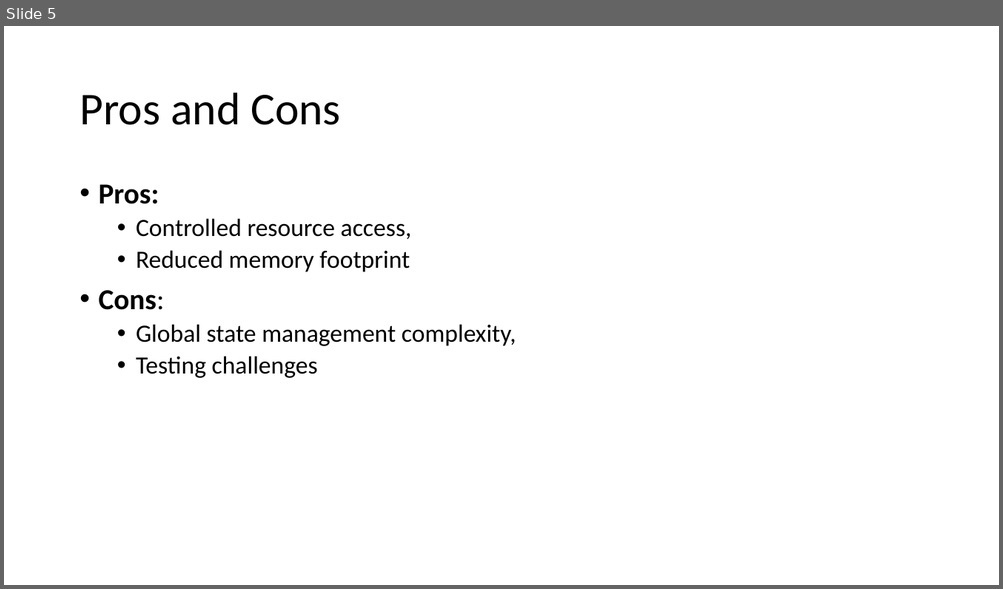
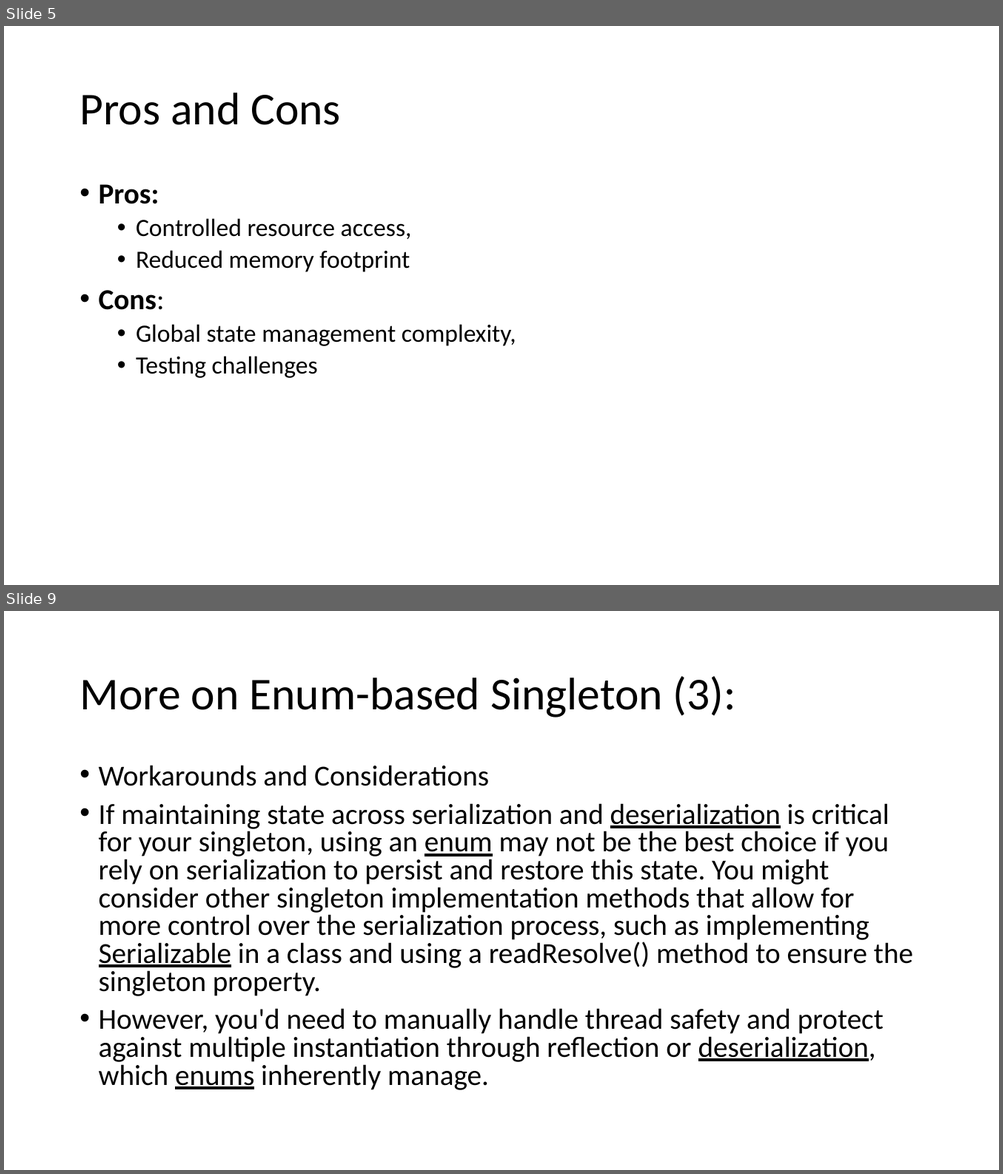
Before and after one commit to ChenTheInstructor/CSE248, a slide deck: Singleton Design Pattern.pptx. Shown one above the other, each under a label of ours: slide 5 before the commit, slides 5 and 9 after it; the slides between them are not shown. The pictures are 1003x589 and 1003x1174 pixels, drawn with LibreOffice and Linux fonts; fonts in the diff are those of the drawing. Boxes give left, top, right and bottom in pixels: in the first picture for what was removed or moved away, otherwise in the second. Text is boxed around its words. In the diff, an @@ line names an element or a change of style, - is before the commit and + after.

```diff
--- a/Singleton Design Pattern.pptx
+++ b/Singleton Design Pattern.pptx
@@ slide 9 added at (x1=4, y1=611, x2=999, y2=1170), background #FFFFFF @@
@@ title added at (x1=79, y1=676, x2=736, y2=718), 44 pt, text #000000 @@
+More on Enum-based Singleton (3):
@@ text added at (x1=99, y1=765, x2=913, y2=1091), 28 pt, text #000000 @@
+• Workarounds and Considerations
+• If maintaining state across serialization and deserialization is critical for your singleton, using an enum may not be the best choice if you rely on serialization to persist and restore this state. You might consider other singleton implementation methods that allow for more control over the serialization process, such as implementing Serializable in a class and using a readResolve() method to ensure the singleton property.
+• However, you'd need to manually handle thread safety and protect against multiple instantiation through reflection or deserialization, which enums inherently manage.
```
Also in this commit, not shown: 1 slide changed, 3 other slides added, 21 other files.
